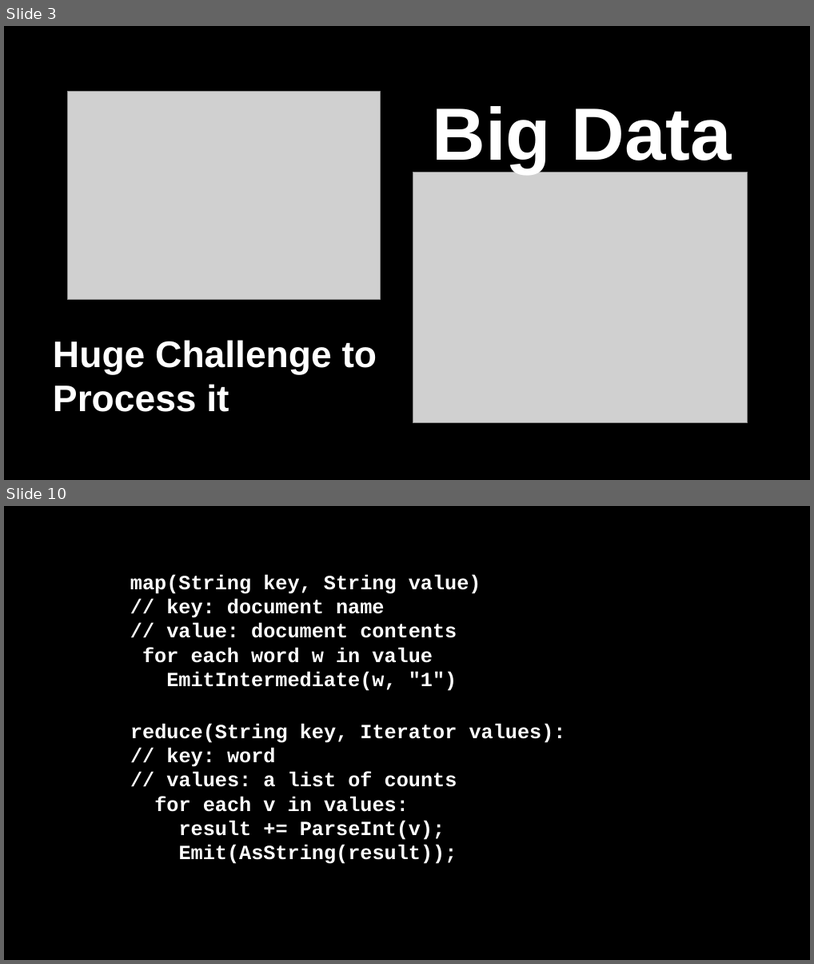
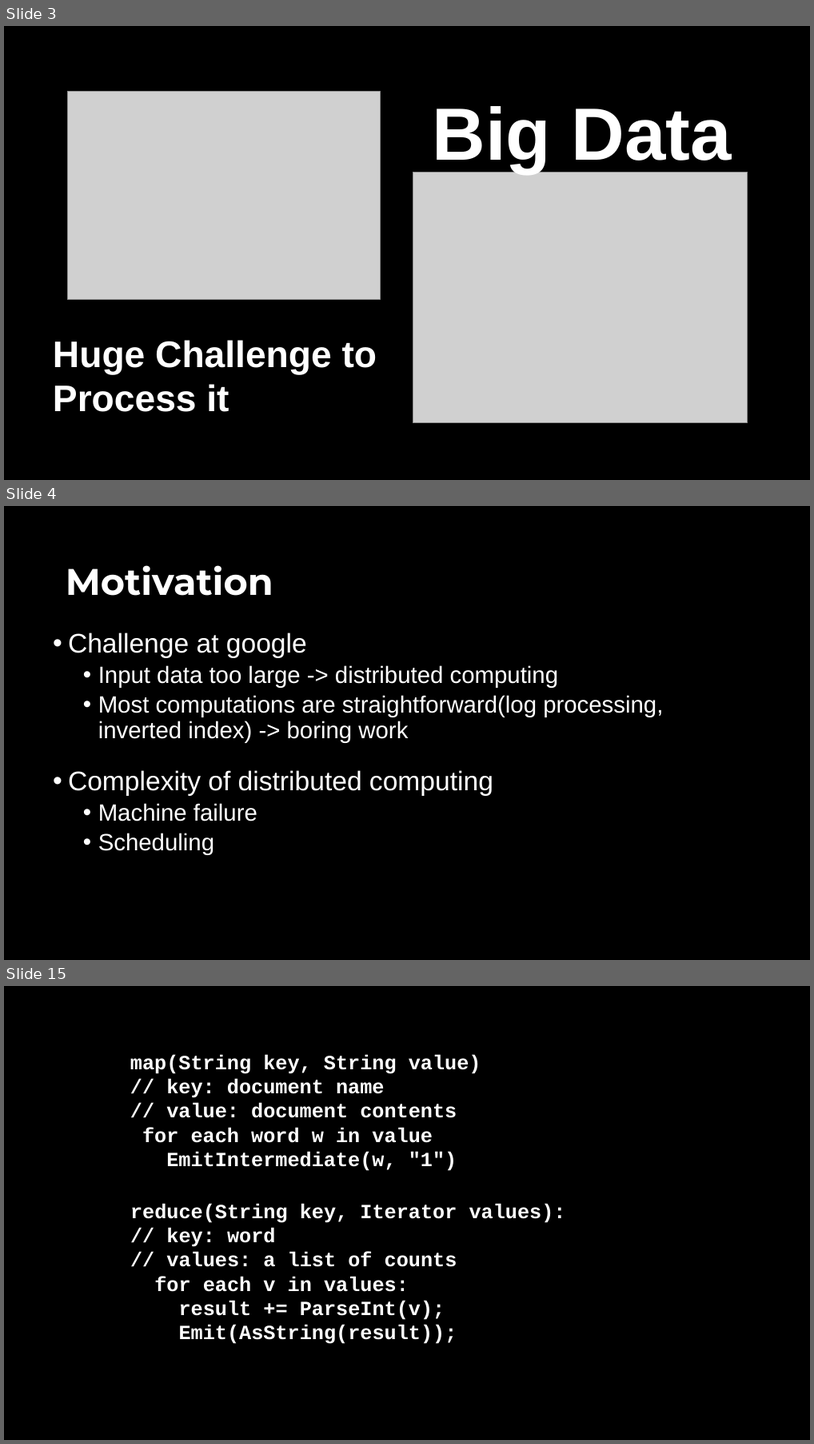
Before and after one commit to kisan101/presentation-on-MapReduce, a slide deck: map_reduce.pptx. Shown one above the other, each under a label of ours: slides 3 and 10 before the commit, slides 3, 4 and 15 after it; the slides between them are not shown. The pictures are 814x964 and 814x1444 pixels, drawn with LibreOffice and Linux fonts; fonts in the diff are those of the drawing; grey boxes stand for pictures. Boxes give left, top, right and bottom in pixels: in the first picture for what was removed or moved away, otherwise in the second. Text is boxed around its words. In the diff, an @@ line names an element or a change of style, - is before the commit and + after.

```diff
--- a/map_reduce.pptx
+++ b/map_reduce.pptx
@@ slide 4 added at <box>4,506,810,960</box>, background #000000 @@
@@ title added at <box>66,565,274,596</box>, 44 pt, text #FFFFFF, bold @@
+Motivation
@@ text added at <box>68,632,663,855</box>, 28 pt, text #FFFFFF @@
+• Challenge at google
+  • Input data too large -> distributed computing
+  • Most computations are straightforward(log processing, inverted index) -> boring work
+• Complexity of distributed computing
+  • Machine failure
+  • Scheduling
@@ what was slide 10 is now slide 15 @@
```
Also in this commit, not shown: 1 slide changed, 12 other slides added, 7 slides removed.
